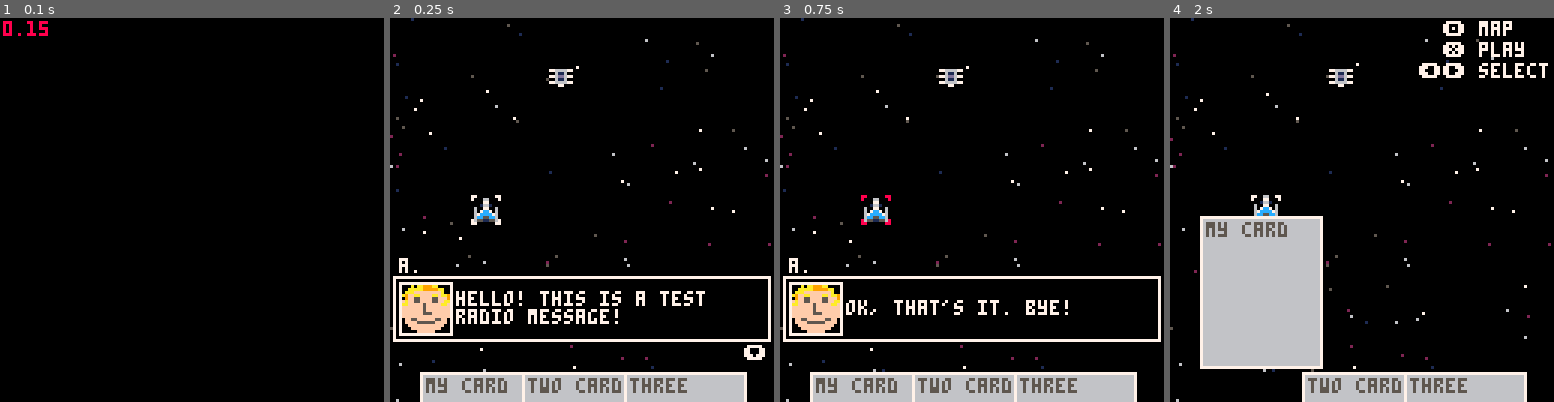
Above: before the commit, frames 1-4 (left to right).
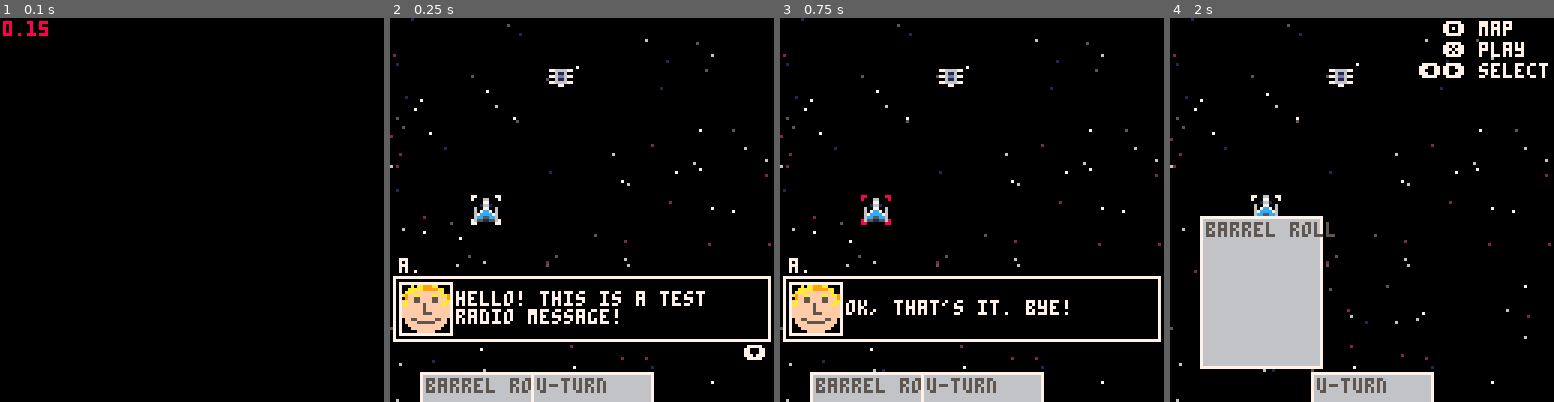
Above: after the commit, the same moments.

Repository: karjona/ondatra
Game: PICO-8 cartridge ondatra.p8
Two runs of this game, one before a commit and one after it. Both use one fixed random seed, a clock stepped at 60 frames per second and the inputs below.
Inputs:
- Up to frame 1 (0.1 s): no input
- Up to frame 2 (0.25 s): no input
- Up to frame 3 (0.75 s): tap X (X key) at 0.33 s; tap O (Z key) at 0.7 s
- Up to frame 4 (2 s): tap X (X key) at 1.07, 1.85 s; hold Right from 1.6 s (still down); tap O (Z key) at 1.7 s

Frame 1 is identical in both runs. In frame 2, 3.2% of the frame differs, in the area x 10-93%, y 92-100%; in frame 3, 3.2%; in frame 4, 3.4%, in the area x 10-93%, y 53-100%.

Commit message:
Add card pool init and dynamic card creation

Diff:
--- a/src/main.lua
+++ b/src/main.lua
@@ -25,6 +25,7 @@
   radio = {}
 
   cards = {}
+  card_pool = {}
   viewing_cards = false
   selected_card = 1
 
@@ -44,12 +45,8 @@
 
   entities = {}
 
-  -- debug cards
-  create_card("my card")
-  create_card("two cards")
-  create_card("three")
-  --create_card("four")
-  --create_card("five")
+  -- initialize card pool
+  init_cards()
 
   -- debug radio messages
   say("a.", "hello! this is a test radio message!", true)
--- a/src/scenes/battle.lua
+++ b/src/scenes/battle.lua
@@ -5,6 +5,9 @@
   -- if there's a ship yet to move, we set it to movement later
   selected_ship = nil
   battle_phase = "shoot"
+  if #cards < 2 then
+    create_card()
+  end
 
   local ship_moved = false
   local enemies_left = 0
--- a/src/utilities/cards.lua
+++ b/src/utilities/cards.lua
@@ -2,18 +2,55 @@
 cardw = 40
 cardh = 50
 
-function create_card(card)
-  local mycard = {
-    title = card,
-    cost = 1,
-    rarity = 0,
-    text = "shoot",
-    img = 0,
-    y = 118,
-    spd = 0
+function init_cards()
+  local all_cards = {
+    [1] = {
+      title = "barrel roll",
+      rarity = 1,
+      text = "roll to the left or right"
+    },
+    [2] = {
+      title = "u-turn",
+      rarity = 1,
+      text = "turn around"
+    },
+    [3] = {
+      title = "missile",
+      rarity = 2,
+      text = "fire a missile"
+    }
   }
 
-  add(cards, mycard)
+  -- add all cards to the pool
+  for card in all(all_cards) do
+    create_card(card, true)
+  end
+end
+
+function create_card(card, pool)
+  if pool then
+    local mycard = {
+      title = card.title,
+      rarity = card.rarity,
+      text = card.text,
+      y = 118,
+      spd = 0
+    }
+    add(card_pool, mycard)
+  else
+    mycard = rnd(card_pool)
+    local exists = false
+    for existing_card in all(cards) do
+      if existing_card.title == mycard.title then
+        exists = true
+        break
+      end
+    end
+
+    if not exists then
+      add(cards, mycard)
+    end
+  end
 end
 
 function draw_card(card, x, y)
